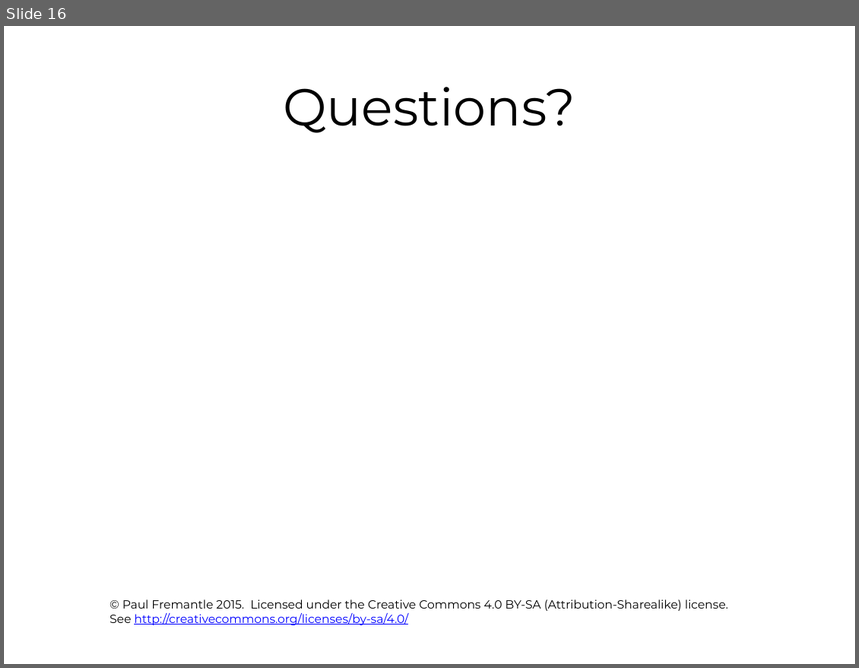
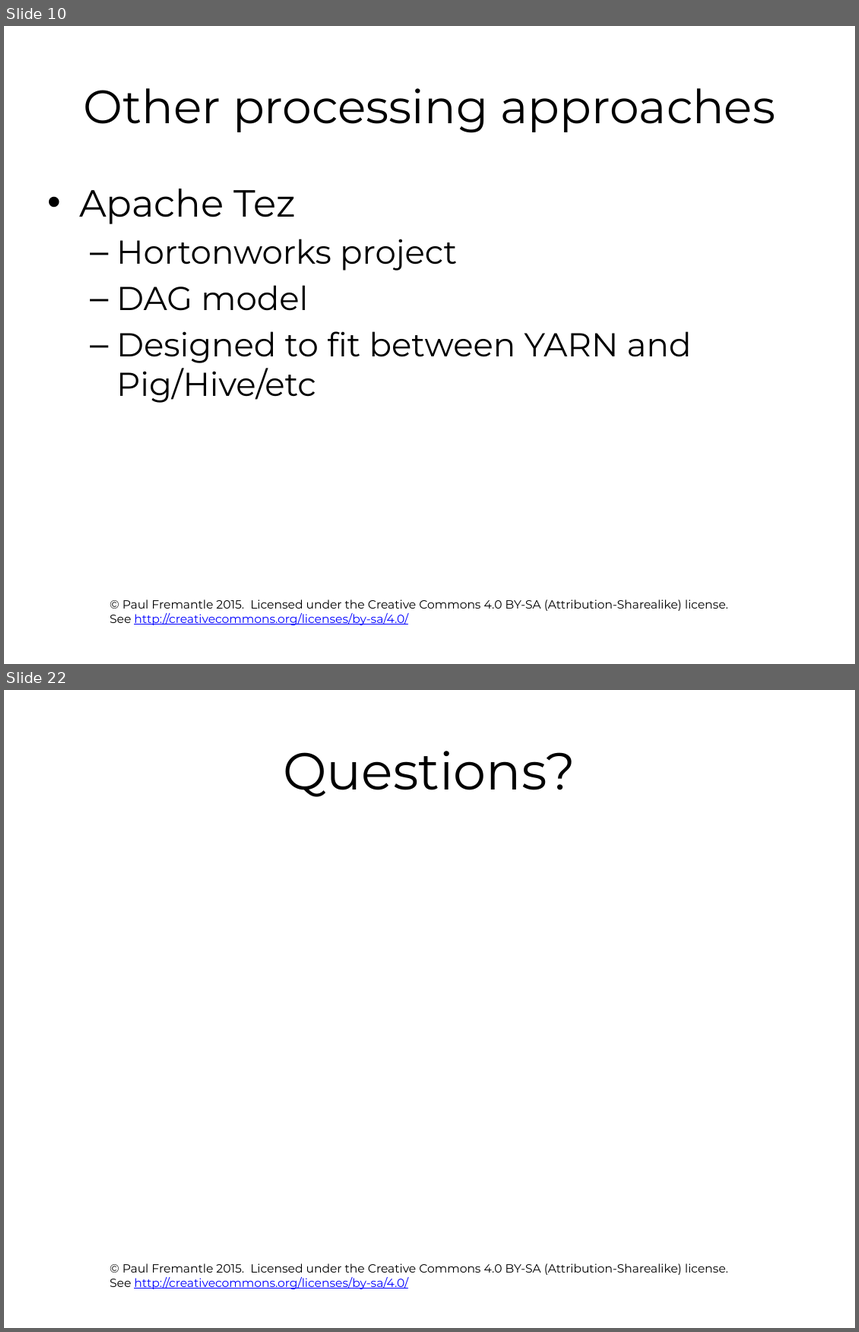
Before and after one commit to pzfreo/ox-clo, a slide deck: pres-source/12-big-data-recap.pptx. Shown one above the other, each under a label of ours: slide 16 before the commit, slides 10 and 22 after it; the slides between them are not shown. The pictures are 859x668 and 859x1332 pixels, drawn with LibreOffice and Linux fonts; fonts in the diff are those of the drawing; background and template pictures are left out. Boxes give left, top, right and bottom in pixels: in the first picture for what was removed or moved away, otherwise in the second. Text is boxed around its words. In the diff, an @@ line names an element or a change of style, - is before the commit and + after.

```diff
--- a/pres-source/12-big-data-recap.pptx
+++ b/pres-source/12-big-data-recap.pptx
@@ slide 10 added at (4,26,855,664), background #FFFFFF; not listed: 1 template element that a slide beside it also shows @@
@@ title added at (83,88,776,133), 39.6 pt, text #000000 @@
+Other processing approaches
@@ text added at (79,189,692,403), 28 pt, text #000000 @@
+• Apache Tez
+  – Hortonworks project
+  – DAG model
+  – Designed to fit between YARN and Pig/Hive/etc
@@ what was slide 16 is now slide 22 @@
```
Also in this commit, not shown: 7 slides changed, 13 other slides added, 8 slides removed.
